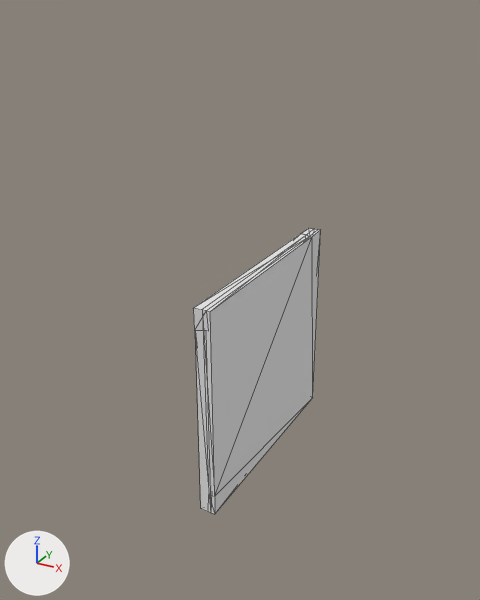
What one commit did to the FBX model GameBase/GameBase/assets/models/Environment/Crate_1.fbx.
Rendered twice from a 50 mm lens placed at (2.87, -4.57, 4.21), pointed at (0.23, 0.23, 1.81). Lighting does not change. The marker at lower left points along +X, +Y and +Z. Mesh edges are drawn as thin lines. Where no turn or scale is listed for an object, it has been applied to the vertices.

Script lines for the objects in view, before the commit:
```python
me_cube_001 = bpy.data.meshes.new('Cube.001')
me_cube_001.from_pydata(...)  # 56 vertices, 88 faces; spans x -0.04..0.12, y -0.6..1.63, z -0.03..2.01
me_cube_001.materials.append(mat_material_001)  # white #e7e7e7
ob_cube_001 = bpy.data.objects.new('Cube.001', me_cube_001)
ob_cube_001.location = (0.314, -0.015, 0.105)
```
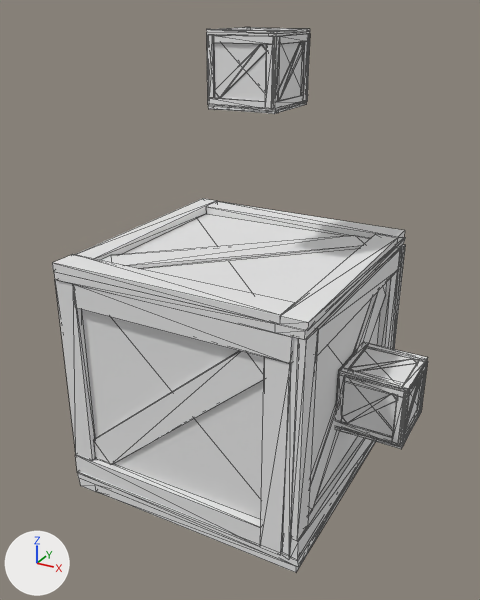
Boxes (x1, y1, x2, y2) around the edits, measured in the pictures (480 x 600 px; the box of a moved part takes in the faces that stretch with it):
'Cube.001', reshaped, moved (192% wider, 91% taller)
    before: (193, 229, 321, 514)
    after: (52, 27, 428, 572)
part 1 of me_cube_001, moved or reshaped (not visible afterwards)
    before: (195, 331, 212, 513)
part 2 of me_cube_001, moved or reshaped (not visible afterwards)
    before: (193, 234, 305, 331)
part 3 of me_cube_001, moved or reshaped (not visible afterwards)
    before: (202, 229, 321, 514)
part 4 of me_cube_001, added
    after: (52, 199, 428, 572)
part 5 of me_cube_001, added
    after: (206, 27, 310, 114)

The change in detail:
me_cube_001 is used by ob_cube_001; location (0.314, -0.015, 0.105).
me_cube_001 had 56 vertices, 88 faces and spanned x -0.04..0.12, y -0.6..1.63, z -0.03..2.01.
me_cube_001 now has 960 vertices, 1504 faces and spans x -0.32..2.58, y -0.75..1.64, z -0.15..3.96.
me_cube_001 part 1: the loose piece of 8 vertices spanning x -0.04..0.08, y -0.59..-0.37, z -0.03..1.79 is scaled about its middle by (0.19, 0.257, 0.254), then moved by (1.96, 0.65, 0.12).
me_cube_001 part 2: the loose piece of 8 vertices spanning x -0.03..0.09, y -0.6..1.41, z 1.77..2.01 is scaled about its middle by (0.16, 0.257, 0.272), then moved by (1.95, 0.0, -0.63).
me_cube_001 part 3: the loose piece of 12 vertices spanning x 0.05..0.12, y -0.6..1.63, z -0.01..2.01 is scaled about its middle by (0.255, 0.255, 0.257), then moved by (1.92, -0.09, 0.03).
me_cube_001 part 4: 592 vertices added at x -0.32..2.58, y -0.75..1.64, z -0.15..2.16.
me_cube_001 part 5: 312 vertices added at x 0.74..1.35, y 0.1..0.71, z 3.37..3.96.
Object 'Cube.001' (ob_cube_001) moves from (0.314, -0.015, 0.105) to (-0.73, -0.015, 0.105).
